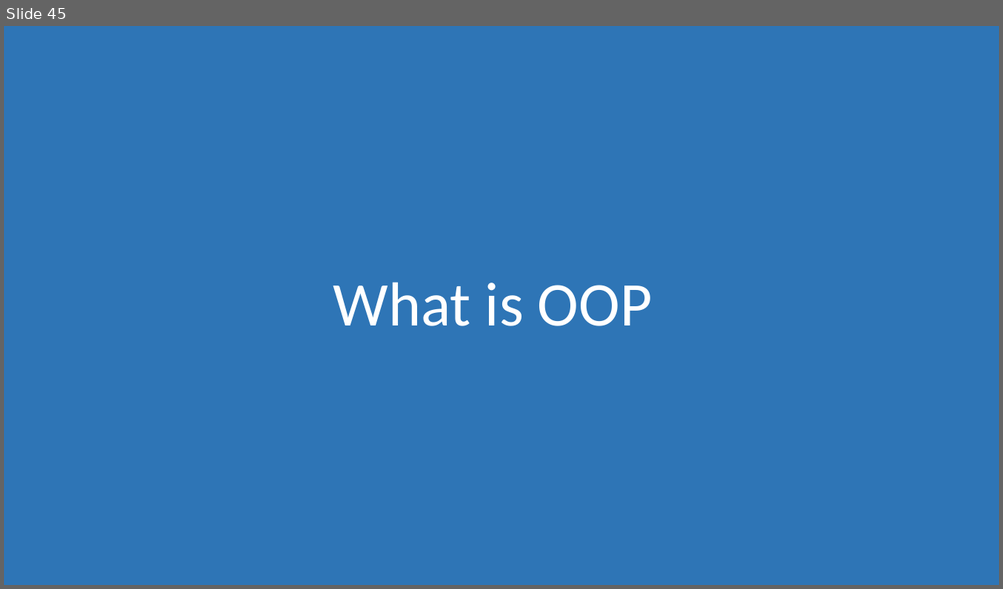
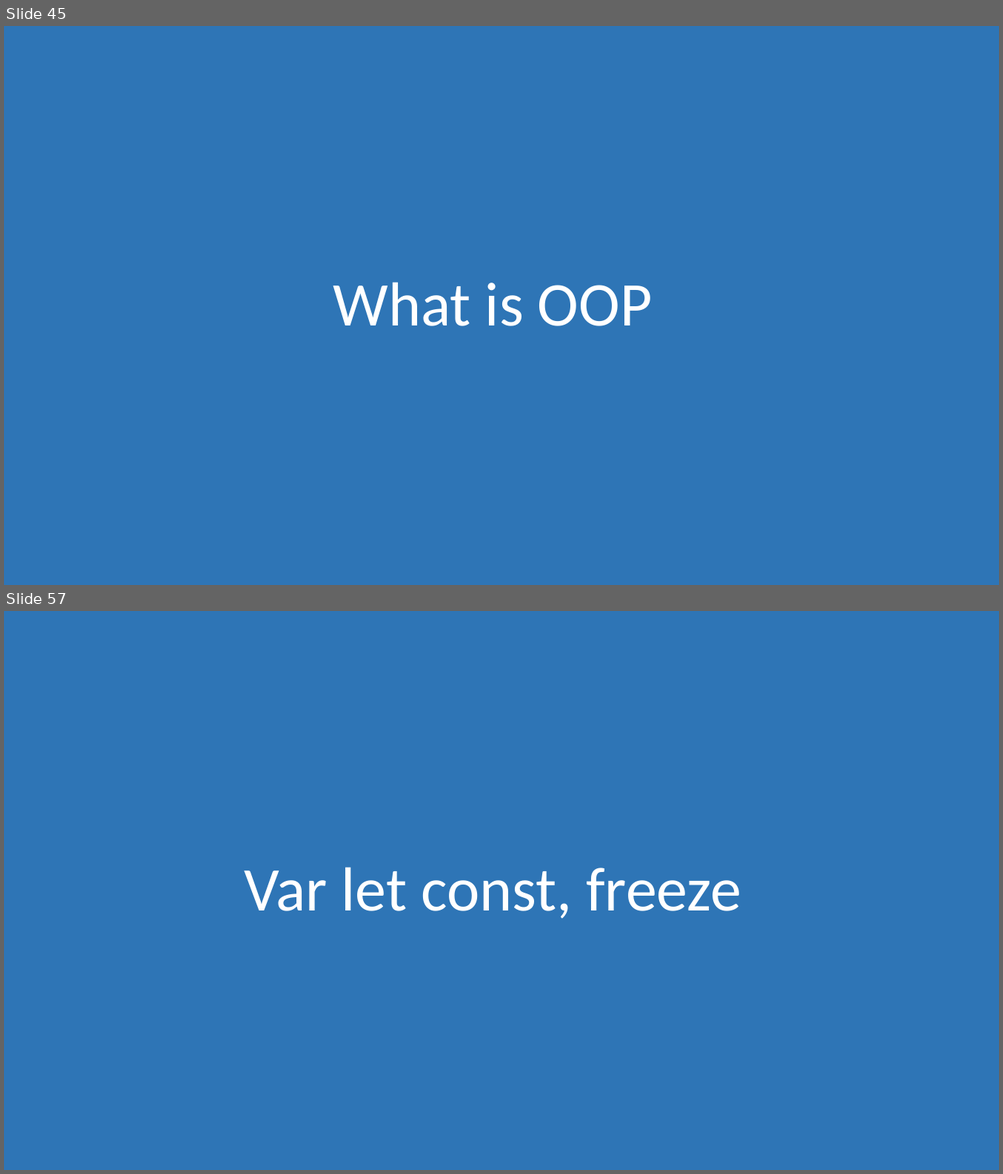
Before and after one commit to morkkis/PWD, a slide deck: presentations/Practical Web Dev.pptx. Shown one above the other, each under a label of ours: slide 45 before the commit, slides 45 and 57 after it; the slides between them are not shown. The pictures are 1003x589 and 1003x1174 pixels, drawn with LibreOffice and Linux fonts; fonts in the diff are those of the drawing. Boxes give left, top, right and bottom in pixels: in the first picture for what was removed or moved away, otherwise in the second. Text is boxed around its words. In the diff, an @@ line names an element or a change of style, - is before the commit and + after.

```diff
--- a/presentations/Practical Web Dev.pptx
+++ b/presentations/Practical Web Dev.pptx
@@ slide 57 added at box(4, 611, 999, 1170), background #FFFFFF @@
@@ rectangle added at box(4, 611, 999, 1170), fill #2E75B6 @@
@@ title added at box(244, 867, 741, 919), 60 pt, text #FFFFFF @@
+Var let const, freeze
```
Also in this commit, not shown: 1 slide changed, 13 other slides added, 5 other files.
